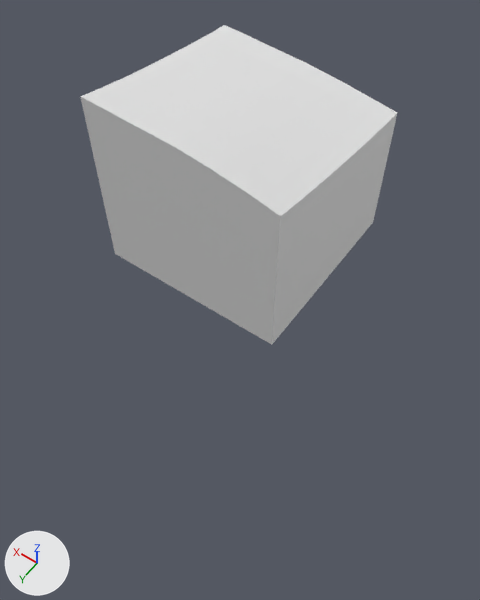
What one commit did to the glTF model assets/terrain/surface_pieces/surf_5_21.glb.
Camera for both pictures: a 50 mm lens placed at (-89.57, 12.71, -21.86), pointed at (-81.24, 1.04, -40.19). The lights are fixed; the arrows at lower left show +X, +Y and +Z. The first picture is the older version. Where no turn or scale is listed for an object, it has been applied to the vertices.

Script lines for the objects in view, before the commit:
```python
me_geometry_0 = bpy.data.meshes.new('geometry_0')
me_geometry_0.from_pydata(...)  # 84 vertices, 164 faces; spans x -85.0..-80.0, y 0.0..5.0, z -35.0..-30.14
ob_geometry_0 = bpy.data.objects.new('geometry_0', me_geometry_0)
ob_geometry_0.location = (0.0, 0.0, 0.0)
```
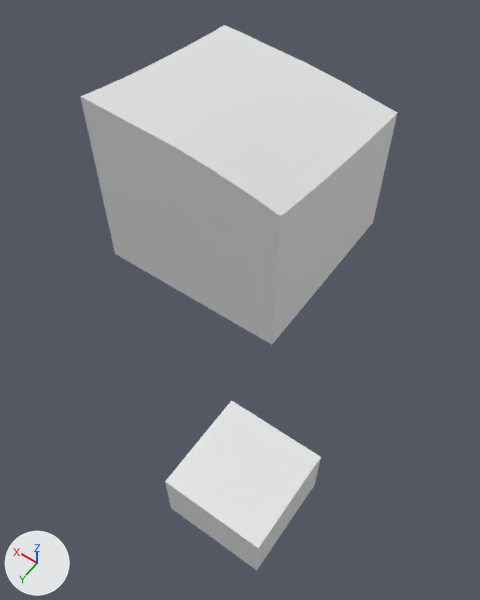
Boxes [x1, y1, x2, y2] around the edits, measured in the pictures (480 x 600 px):
```json
{"object": "layer_4", "change": "added", "after": [165, 400, 321, 570]}
```

The change, as JSON lines over the scene's bpy script:
```json
{"op": "add", "block": "me_layer_4", "code": ["me_layer_4 = bpy.data.meshes.new('layer_4')", "me_layer_4.from_pydata(...)  # 73 vertices, 142 faces; spans x -85.0..-80.0, y 0.0..5.0, z -53.24..-50.0"]}
{"op": "add", "block": "ob_layer_4", "code": ["ob_layer_4 = bpy.data.objects.new('layer_4', me_layer_4)", "ob_layer_4.location = (0.0, 0.0, 0.0)"]}
```
